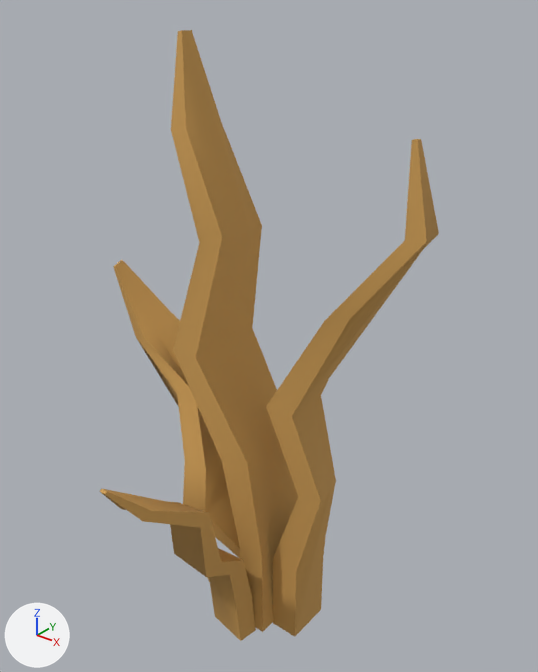
One commit to the glTF model Tree/grassA.gltf: the scene before it, then after it.
Before and after are seen from a 50 mm lens placed at (29.9, -37.7, 47.7), pointed at (0.4, -0.8, 24.8). Arrows for +X, +Y and +Z are at lower left; the lights stay in place. Where no turn or scale is listed for an object, it has been applied to the vertices.

Objects in the first picture: 'grass01', 'grass02', 'grass03', 'grass04'.
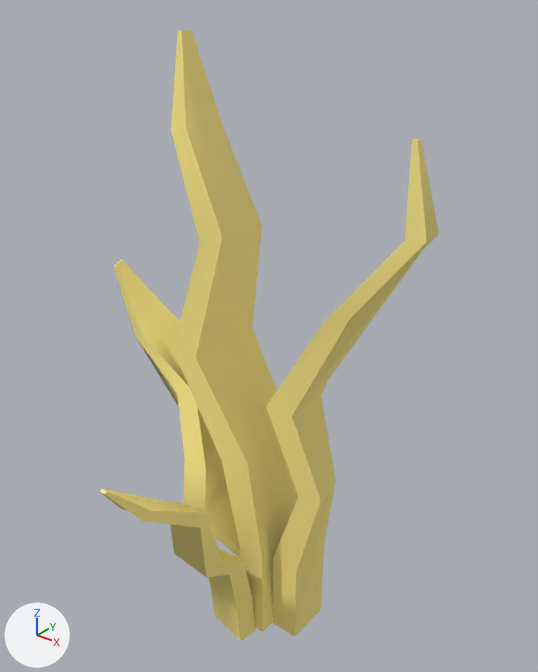
Commit message: color update

Edits to the bpy script that builds the scene:
```text
Change mat_01___default:
    mat_01___default.base_color: (0.584, 0.323, 0.0858) -> (0.964, 0.805, 0.245)  # orange #c99a53 -> yellow #fbe888
```

What differs and where, as boxes [x1, y1, x2, y2] in the pictures (538 x 672 px):
'grass01', recoloured: [171, 30, 298, 632] in both
'grass03', recoloured: [266, 139, 439, 637] in both
'grass02', recoloured: [113, 260, 240, 558] in both
'grass04', recoloured: [99, 489, 256, 641] in both
